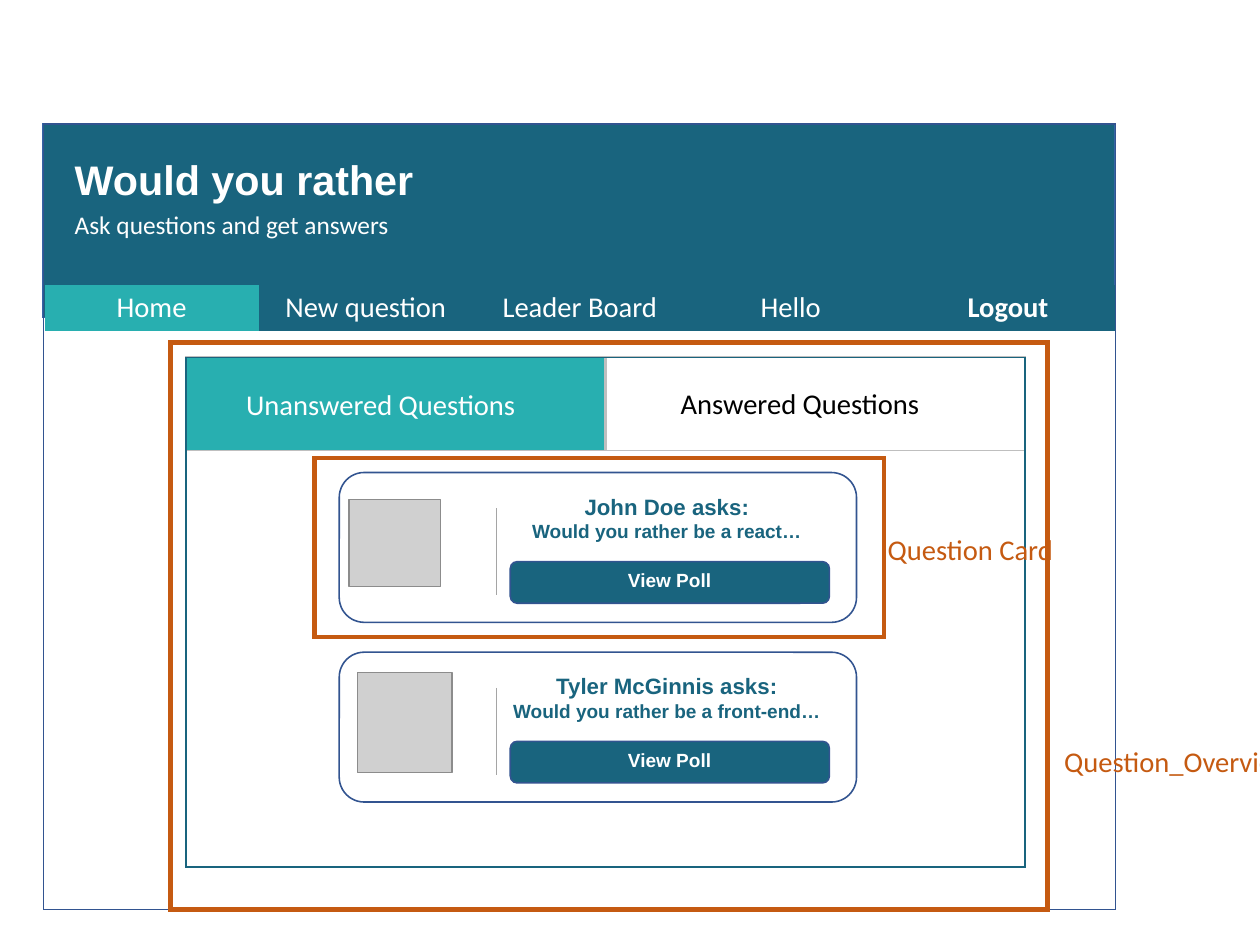
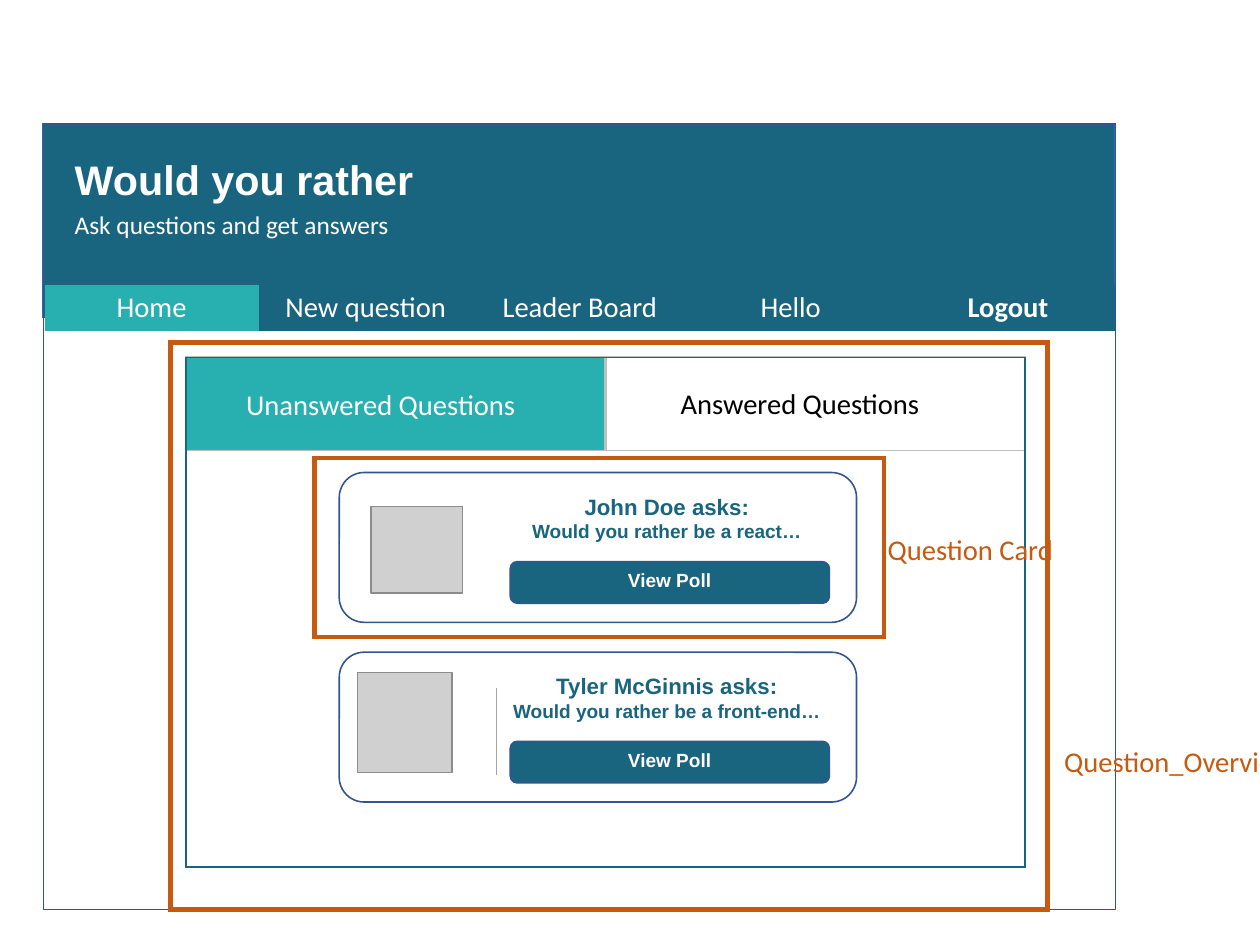
Before and after one commit to gwillig/-would-you-rather, a slide deck: slide 11 of design_architecture_v02.pptx (slide 13 before the commit). Drawn at 1260x945 pixels with LibreOffice and Linux fonts; fonts in the diff are those of the drawing; grey boxes stand for pictures. Boxes give left, top, right and bottom in pixels: in the first picture for what was removed or moved away, otherwise in the second. Text is boxed around its words. In the diff, an @@ line names an element or a change of style, - is before the commit and + after.

```diff
--- a/design_architecture_v02.pptx
+++ b/design_architecture_v02.pptx
@@ picture: place and size @@
-picture at bbox=[349, 500, 440, 587]
+picture at bbox=[372, 507, 463, 593]
@@ line removed from (496, 509) to (496, 596) @@
```
Also in this commit, not shown: 3 other slides changed, 1 slide removed, 9 other files.
